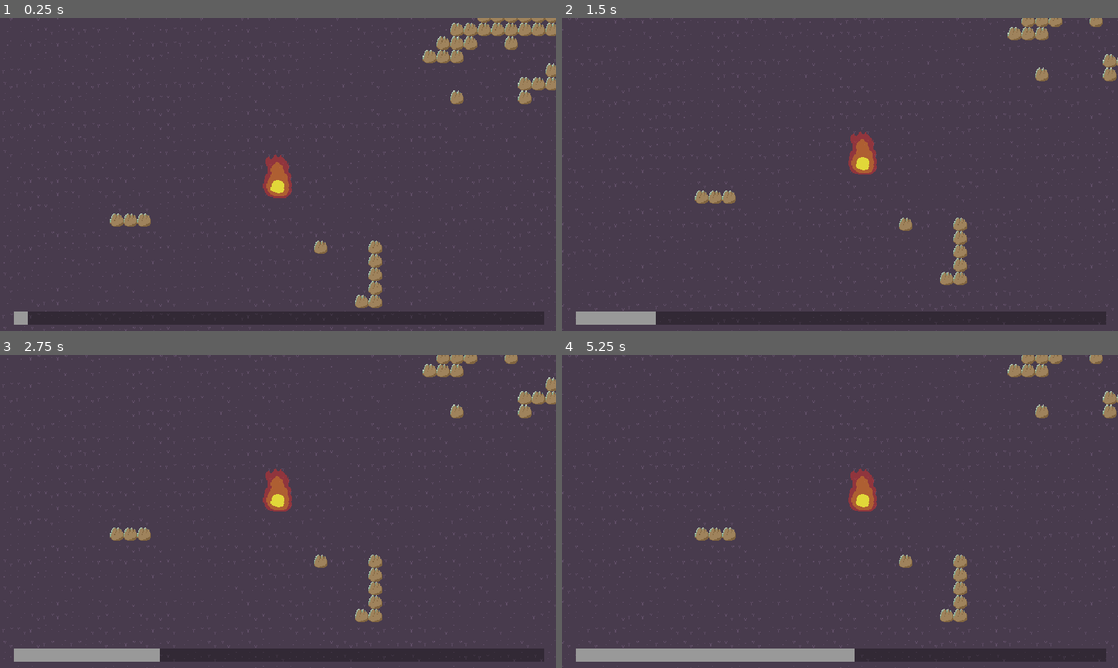
Above: before the commit, frames 1-4 (two rows, left to right).
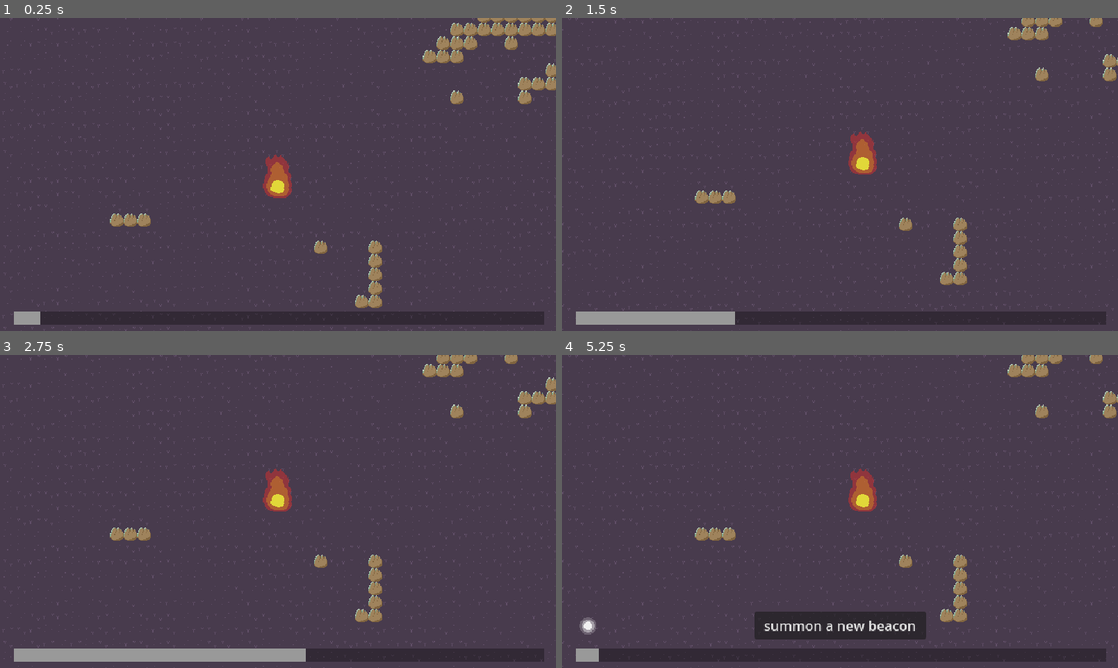
Above: after the commit, the same moments.

Repository: sushitoad/tower-defense-prototype
Game: Godot game, scene res://scenes/test_scene.tscn
The game is run twice, just before and just after one commit, with the same random seed, the same clock (stepped at 60 frames per second) and the same inputs.
Inputs (mouse positions are in pixels of both pictures, inside the frame that each line leads up to):
- Up to frame 1 (0.25 s): no input
- Up to frame 2 (1.5 s): move the mouse to (962, 158) at 0.52 s; tap S (CameraDown) at 0.6 s; move the mouse to (728, 190) at 1.27 s; tap A (CameraLeft) at 1.35 s
- Up to frame 3 (2.75 s): move the mouse to (333, 442) at 2.02 s; tap D (CameraRight) at 2.1 s
- Up to frame 4 (5.25 s): move the mouse to (812, 574) at 2.77 s; tap W (CameraUp) at 2.85 s; move the mouse to (1006, 558) at 3.52 s; click (1006, 558) at 3.6 s; move the mouse to (673, 464) at 4.27 s; tap S (CameraDown) at 4.35 s; move the mouse to (867, 511) at 5.02 s; tap A (CameraLeft) at 5.1 s

The runs differ from the first frame. In frame 1, 0.1% of the frame differs, in the area x 5-8%, y 93-98%; in frame 2, 0.6%; in frame 3, 1.1%; in frame 4, 4.8%, in the area x 3-66%, y 82-98%.

Commit message:
beacon buttons mostly there

Diff:
--- a/scenes/build_ui.tscn
+++ b/scenes/build_ui.tscn
@@ -33,11 +33,12 @@
 grow_horizontal = 2
 grow_vertical = 0
 script = ExtResource("1_uej6l")
+timeToFullCharge = 5.0
 chargeIcons = [NodePath("CanvasLayer/ChargeIcon"), NodePath("CanvasLayer/ChargeIcon2"), NodePath("CanvasLayer/ChargeIcon3"), NodePath("CanvasLayer/ChargeIcon4"), NodePath("CanvasLayer/ChargeIcon5")]
 
 [node name="CanvasLayer" type="CanvasLayer" parent="."]
 
-[node name="DraftButtonManager" type="Control" parent="CanvasLayer" node_paths=PackedStringArray("buttonOnePosition", "buttonTwoPosition")]
+[node name="DraftButtonManager" type="Control" parent="CanvasLayer" node_paths=PackedStringArray("draftedButtonPositons")]
 layout_mode = 3
 anchors_preset = 7
 anchor_left = 0.5
@@ -47,8 +48,7 @@
 grow_horizontal = 2
 grow_vertical = 0
 script = ExtResource("2_r2a2q")
-buttonOnePosition = NodePath("BasicTowerButton")
-buttonTwoPosition = NodePath("ChargeTowerButton")
+draftedButtonPositons = [NodePath("BasicTowerButton"), NodePath("ChargeTowerButton")]
 metadata/_edit_use_anchors_ = true
 
 [node name="DraftButton" type="Button" parent="CanvasLayer/DraftButtonManager"]
--- a/scripts/draft_button_manager.gd
+++ b/scripts/draft_button_manager.gd
@@ -4,13 +4,13 @@
 var isDrafting: bool = false
 var isPlacingBeacon: bool = false
 var draftButtons: Array[Node]
-@export var buttonOnePosition: Button
-@export var buttonTwoPosition: Button
-
-#this needs to hide all the buttons if a player is currently placing a beacon
+var currentBeaconButtonSet: Array[Button]
+@export var numberOfBeaconsToDraft: int = 2
+@export var draftedButtonPositons: Array[Control]
 
 func _ready() -> void:
 	draftButtons = get_tree().get_nodes_in_group("beacon_button")
+	draftedButtonPositons.resize(numberOfBeaconsToDraft)
 	for button in draftButtons:
 		button.pressed.connect(HideBeaconButtons)
 		button.pressed.connect(SetIsPlacingBeacon.bind(true))
@@ -23,8 +23,13 @@
 		$DraftButton.visible = true
 
 func ShowBeaconButtons():
-	for button in draftButtons:
+	var count: int = 0
+	for button in currentBeaconButtonSet:
+		button.position = draftedButtonPositons[count].position
 		button.visible = true
+		count += 1
+		#this part isn't working, check the formatting of the ui elements and see if
+		#the same thing happens when they're way more spread out
 	$DraftButton.visible = false
 
 func HideBeaconButtons():
@@ -43,5 +48,17 @@
 	ShowBeaconButtons()
 
 func ChooseBeaconsToDraft():
-	var beaconNumber: int = randi_range(0, (draftButtons.size() - 1))
-	print(draftButtons[beaconNumber].name)
+	var currentDraft: Array[Node] = draftButtons.duplicate()
+	currentDraft.shuffle()
+	currentDraft.resize(numberOfBeaconsToDraft)
+	var buttonsToShow: Array[Button]
+	for beacon in currentDraft:
+		var button: Button = find_child(beacon.name)
+		buttonsToShow.append(button)
+	currentBeaconButtonSet = buttonsToShow.duplicate(true)
+	print(currentBeaconButtonSet)
+		#so what if there was an array of buttons that was empty, but this populated them
+		#and then show beacon buttons
+
+	#find the two buttons in draftButtons that correspond with the two picks in currentDraft
+	#set each position to the stored positions
Not shown: 1 places in scenes/build_ui.tscn that only renumber resources
